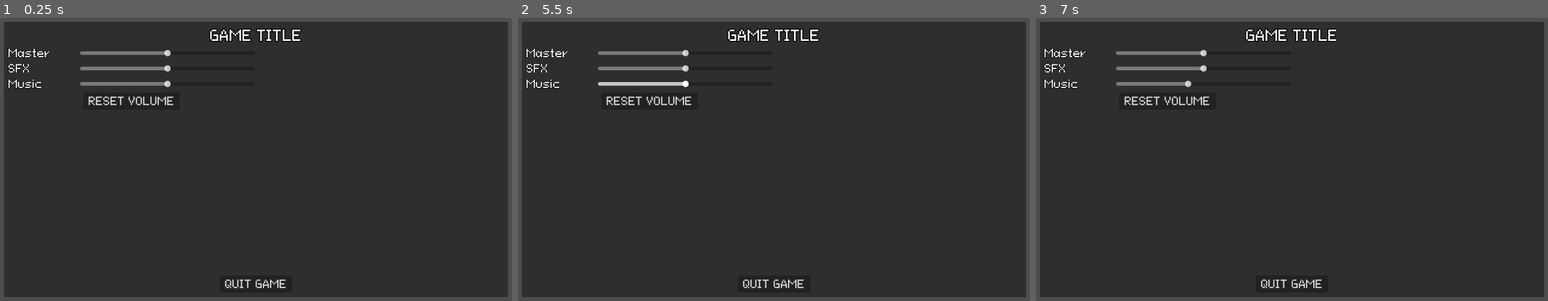
Above: before the commit, frames 1-3 (left to right).
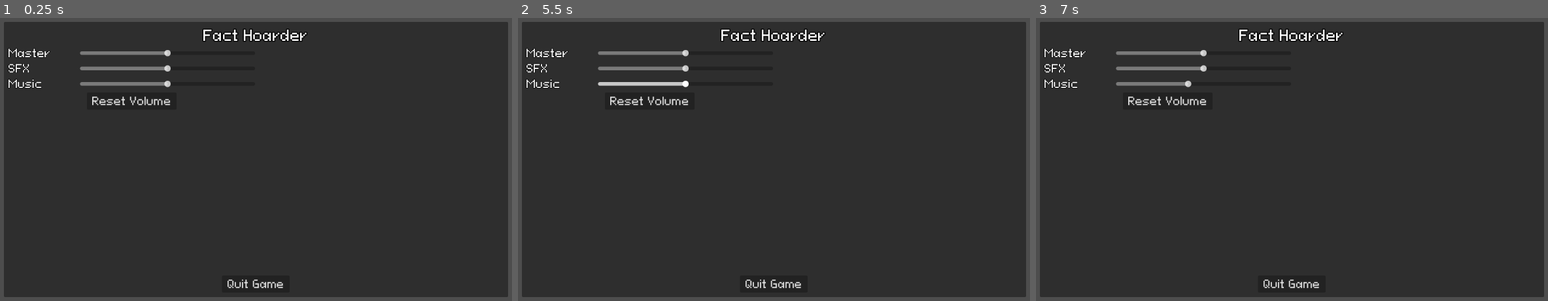
Above: after the commit, the same moments.

Repository: AJaxx86/make-anything-jam-26
Game: Godot game, scene res://ui/pause_menu.tscn
Two runs of this game, one before a commit and one after it. Both use one fixed random seed, a clock stepped at 60 frames per second and the inputs below. This scene is started directly instead of the project's main scene.
Inputs (mouse positions are in pixels of both pictures, inside the frame that each line leads up to):
- Up to frame 1 (0.25 s): no input
- Up to frame 2 (5.5 s): tap Enter at 0.5 s; move the mouse to (886, 145) at 0.52 s; press the mouse at (886, 145) at 0.53 s; release the mouse at (886, 145) at 1.25 s; click "RESET VOLUME" (after the commit: "Reset Volume") at 1.25 s; drag from (671, 173) to (748, 218) at 2.02 s; move the mouse to (825, 94) at 2.77 s; press the mouse at (825, 94) at 2.78 s; release the mouse at (825, 94) at 3.5 s; drag from (748, 218) to (615, 114) at 3.52 s; move the mouse to (932, 204) at 4.27 s; press the mouse at (932, 204) at 4.28 s; tap Escape (pause) at 4.9 s; release the mouse at (932, 204) at 5 s; drag from (615, 114) to (697, 85) at 5.02 s
- Up to frame 3 (7 s): move the mouse to (1317, 159) at 5.77 s; press the mouse at (1317, 159) at 5.78 s; release the mouse at (1317, 159) at 6.5 s; drag from (1215, 85) to (1189, 173) at 6.52 s

The runs differ from the first frame. In frame 1, 1.2% of the frame differs, in the area x 17-61%, y 3-96%; in frame 2, 1.2%; in frame 3, 1.2%.

Commit message:
Update pause_menu.tscn

Diff:
--- a/ui/pause_menu.tscn
+++ b/ui/pause_menu.tscn
@@ -55,10 +55,10 @@
 [node name="VBoxContainer" type="VBoxContainer" parent="MarginContainer/PanelContainer/MarginContainer" unique_id=1852795462]
 layout_mode = 2
 
-[node name="Label" type="Label" parent="MarginContainer/PanelContainer/MarginContainer/VBoxContainer" unique_id=1032797687]
+[node name="GameTitle" type="Label" parent="MarginContainer/PanelContainer/MarginContainer/VBoxContainer" unique_id=1032797687]
 layout_mode = 2
 size_flags_horizontal = 3
-text = "GAME TITLE"
+text = "Fact Hoarder"
 label_settings = SubResource("LabelSettings_50142")
 horizontal_alignment = 1
 
@@ -127,7 +127,7 @@
 layout_mode = 2
 size_flags_horizontal = 4
 size_flags_vertical = 2
-text = " RESET VOLUME "
+text = " Reset Volume "
 
 [node name="MarginContainer" type="MarginContainer" parent="MarginContainer/PanelContainer/MarginContainer/VBoxContainer/HBoxContainer" unique_id=534390721]
 layout_mode = 2
@@ -137,7 +137,7 @@
 layout_mode = 2
 size_flags_horizontal = 4
 size_flags_vertical = 10
-text = " QUIT GAME "
+text = " Quit Game "
 
 [connection signal="drag_ended" from="MarginContainer/PanelContainer/MarginContainer/VBoxContainer/HBoxContainer/VBoxContainer/HBoxContainer/MasterSlider" to="." method="_on_master_slider_drag_ended"]
 [connection signal="drag_ended" from="MarginContainer/PanelContainer/MarginContainer/VBoxContainer/HBoxContainer/VBoxContainer/HBoxContainer2/SFXSlider" to="." method="_on_sfx_slider_drag_ended"]
